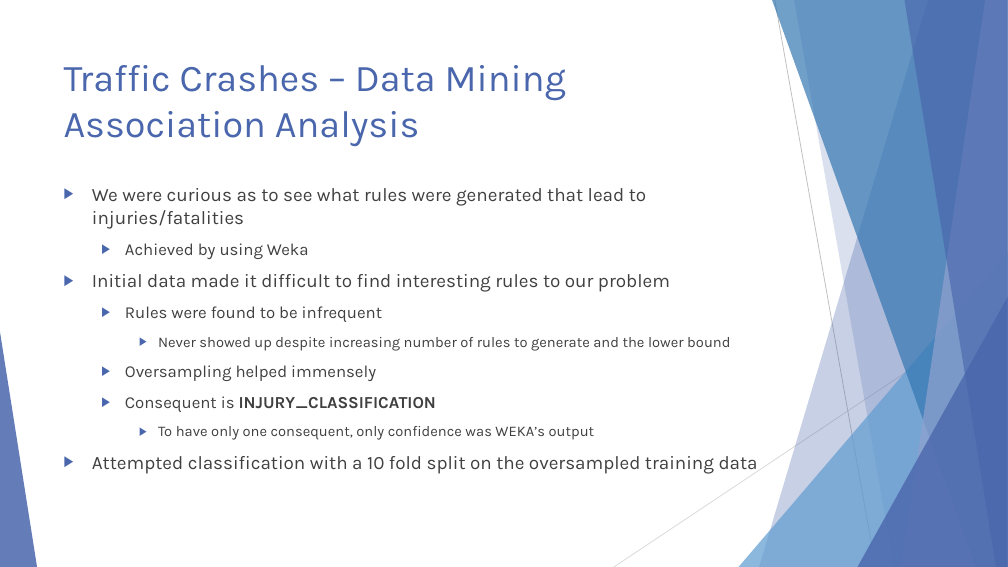
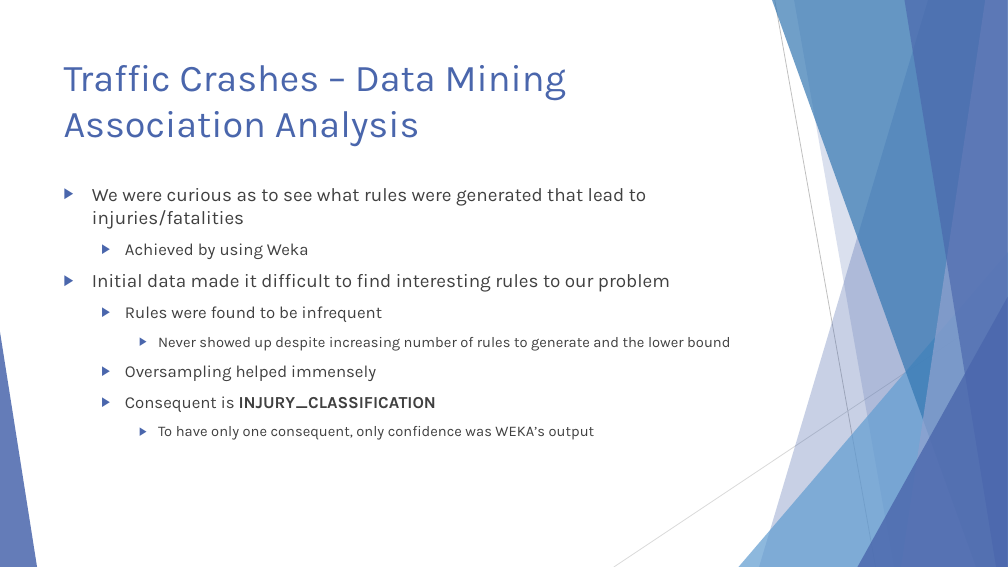
Before and after one commit to ndarwich/Crash-Analysis, a slide deck: slide 29 of Slides/An Investigation.pptx. Drawn at 1008x567 pixels with LibreOffice and Linux fonts; fonts in the diff are those of the drawing. Boxes give left, top, right and bottom in pixels: in the first picture for what was removed or moved away, otherwise in the second. Text is boxed around its words. In the diff, an @@ line names an element or a change of style, - is before the commit and + after.

```diff
--- a/Slides/An Investigation.pptx
+++ b/Slides/An Investigation.pptx
@@ text at bbox=[92, 456, 758, 474]: paragraph removed @@
-▶ Attempted classification with a 10 fold split on the oversampled training data
```
Also in this commit, not shown: 3 other slides changed.
